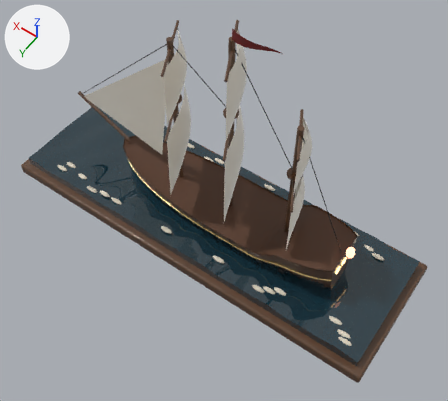
Renders of the glTF model presentations/cantillon/models/glb/ship.glb from each side of a commit.
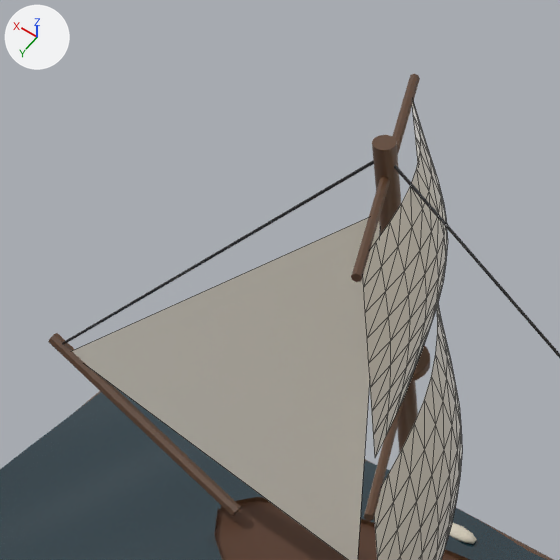
Old and new are each drawn whole from a 50 mm lens placed at (-1.57, 2.275, 3.315), pointed at (-0.101, 0.217, 0.081) and again close up on the part from 14% to 49% of the width and 0% to 38% of the height. Every picture has the same lights, and +X, +Y and +Z are marked at upper left. The first two pictures are the older version. The close-ups show mesh edges as thin lines.

The first close-up shows 'm_fn_sea', 'm_hull', 'm_jib', 'm_sail0', 'm_sail1' and 1 more.
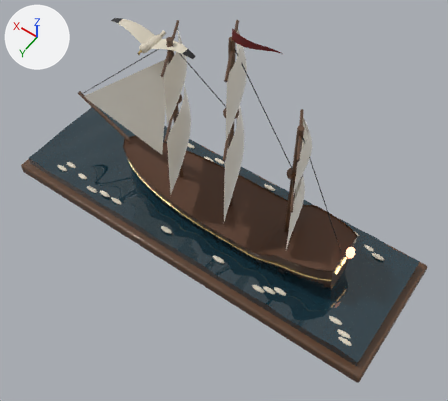
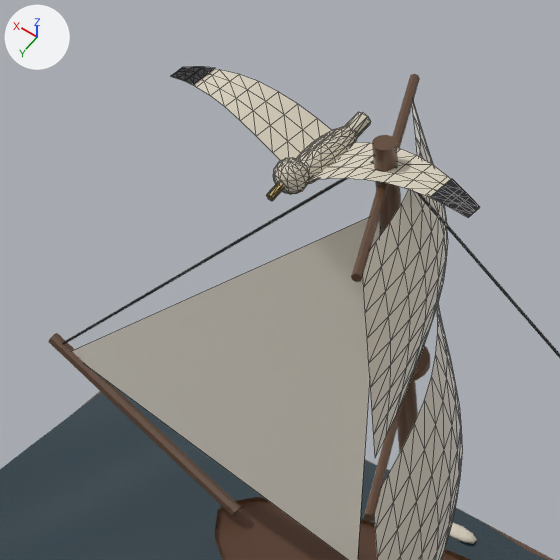
Changed parts and their boxes (x1, y1, x2, y2) in the close-ups (560 x 560 px):
'm_gullR', added: after (171, 67, 331, 161)
    faces in mat_paper (pale yellow #dad1bf): (171, 69, 331, 161)
    faces in mat_satin (black #121216): (171, 67, 214, 84)
'm_gullL', added: after (310, 142, 479, 218)
    faces in mat_paper (pale yellow #dad1bf): (310, 142, 479, 218)
    faces in mat_satin (black #121216): (430, 179, 479, 217)
'm_gull', added: after (266, 112, 371, 201)
    faces in mat_paper (pale yellow #dad1bf): (273, 112, 371, 194)
    faces in mat_gold (beige #ffdf99): (266, 183, 284, 201)

The edits, one by one:
Mesh me_gullr is new.
It has 48 vertices, 60 faces and spans x 0.61..0.91, y -0.06..0.06, z 0.91..0.964.
Faces by material slot: [48, 12].
It uses material mat_paper (pale yellow #dad1bf).
It uses material mat_satin (black #121216).
Mesh me_gulll is new.
It has 48 vertices, 60 faces and spans x 0.27..0.57, y -0.06..0.06, z 0.91..0.964.
Faces by material slot: [48, 12].
It uses material mat_paper (pale yellow #dad1bf).
It uses material mat_satin (black #121216).
Mesh me_sphere_026 is new.
It has 264 vertices, 512 faces and spans x 0.56..0.62, y -0.114..0.137, z 0.882..0.95.
Faces by material slot: [484, 28].
It uses material mat_paper (pale yellow #dad1bf).
It uses material mat_gold (beige #ffdf99).
Object 'm_gullR' (ob_m_gullr) is new; it shows me_gullr.
Its location is (0.0, 0.0, 0.0).
Object 'm_gullL' (ob_m_gulll) is new; it shows me_gulll.
Its location is (0.0, 0.0, 0.0).
Object 'm_gull' (ob_m_gull) is new; it shows me_sphere_026.
Its location is (0.0, 0.0, 0.0).
